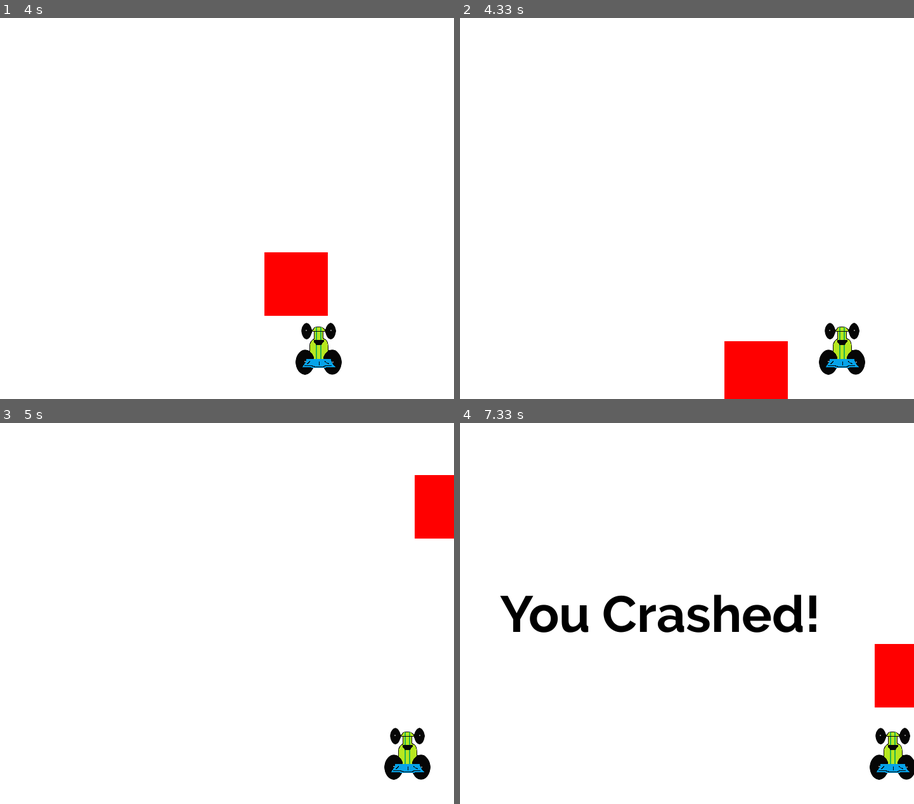
Above: before the commit, frames 1-4 (two rows, left to right).
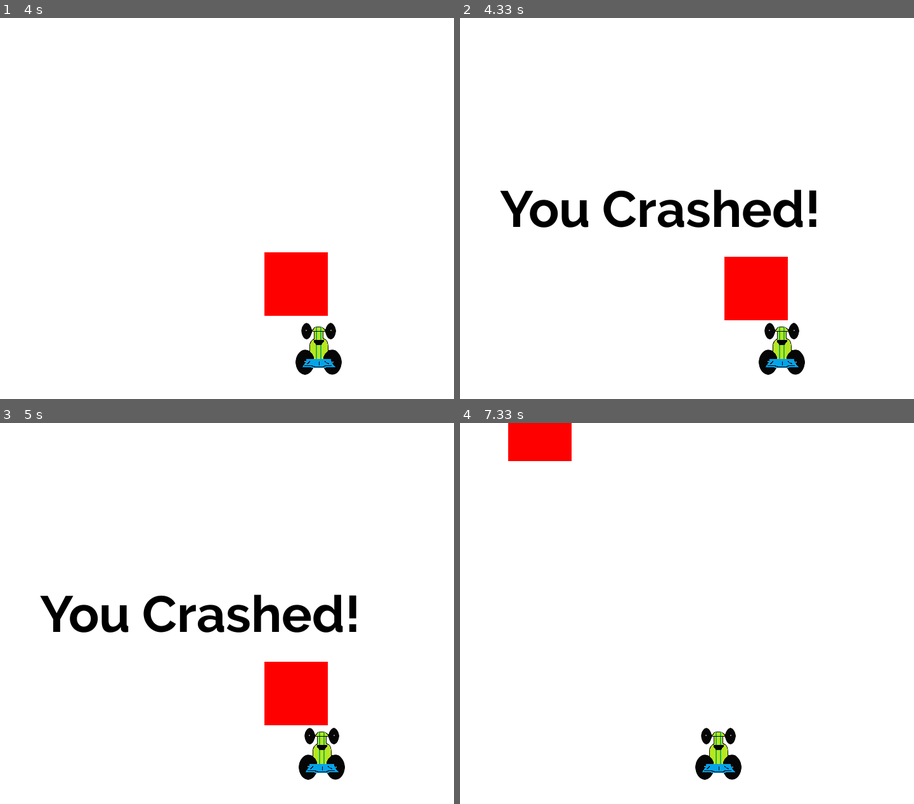
Above: after the commit, the same moments.

Repository: CreativeCoffee/pygame-tutorial
Game: pygame game, started from main.py
Same seed, same stepped clock (60 frames per second), same inputs: the game is played once before the commit and once after it.
Inputs:
- Up to frame 1 (4 s): hold D 0.33-0.8 s; hold D 0.83-1.3 s; hold A 1.33-1.87 s; hold A 1.9-2.3 s; hold D 2.33-2.97 s; hold A 3-3.47 s; hold D 3.5-3.97 s
- Up to frame 2 (4.33 s): hold D from 4 s (still down)
- Up to frame 3 (5 s): release D at 4.47 s
- Up to frame 4 (7.33 s): hold D 5.5-6.13 s; hold A 6.17-6.63 s; hold D 6.67-7.13 s; hold D from 7.17 s (still down)

Frame 1 is identical in both runs. In frame 2, 8.6% of the frame differs, in the area x 8-90%, y 45-100%; in frame 3, 8.4%; in frame 4, 7.4%.

Commit message:
Added collision detection to enemy blocks.

Diff:
--- a/main.py
+++ b/main.py
@@ -68,7 +68,6 @@
             print(event)
         x += x_change
         window.fill(white)
-        # blocks(blockx, blocky, blockw, blockh, colour):
         blocks(blockstartingpositionX, blockstartingpositionY, blockwidth, blockheight, red)
         blockstartingpositionY += blockspeed
         displayplayer(x,y)
@@ -78,7 +77,11 @@
         if blockstartingpositionY > height:
             blockstartingpositionY = 0 - blockheight
             blockstartingpositionX = random.randrange(0, width)
-
+        if y < blockstartingpositionY+blockheight:
+            print("Y Cross")
+            if x > blockstartingpositionX and x < blockstartingpositionX + blockwidth or x + playerwidth > blockstartingpositionX and x + playerwidth < blockstartingpositionX + blockwidth:
+                print("X Cross")
+                playerlose()
 
         # update screen and fps.
         pygame.display.update()
